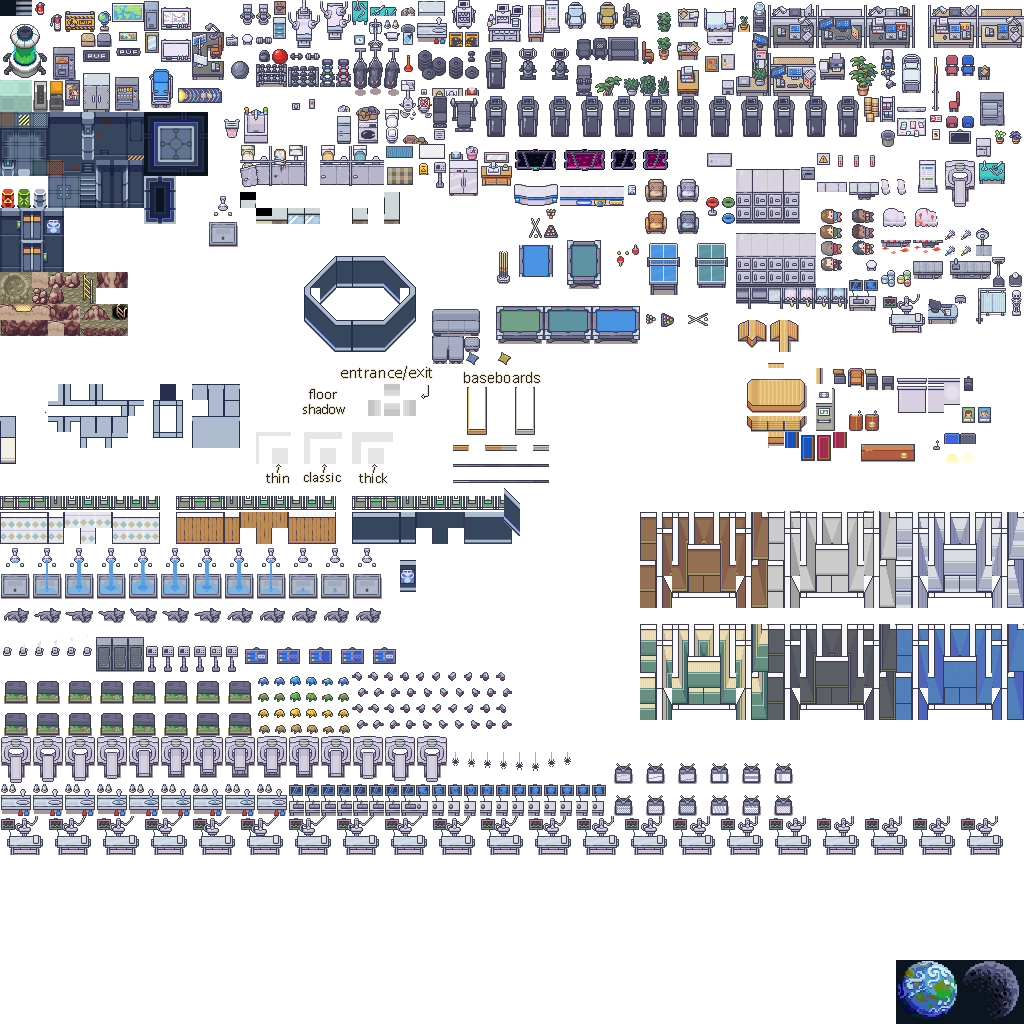
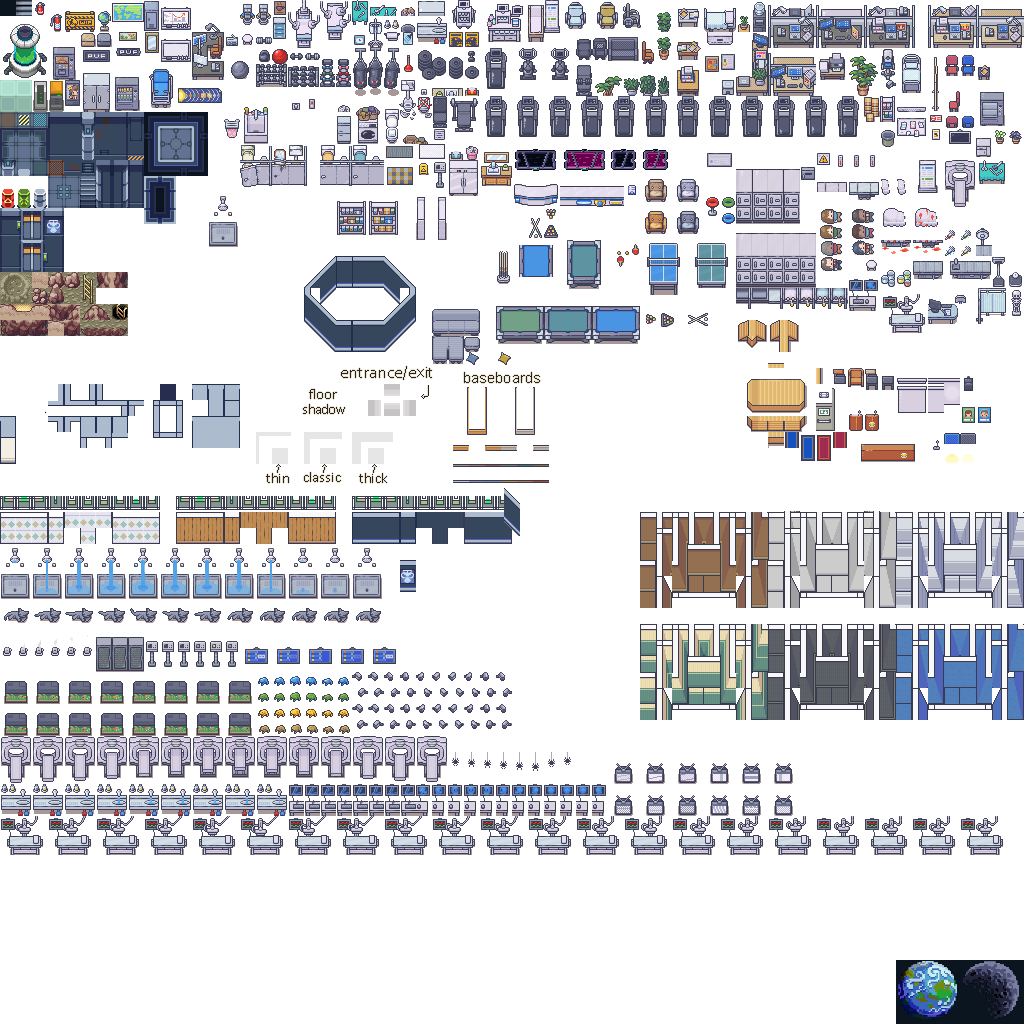
Comparing the layer stacks of the two 1024px x 1024px images. Changes:
renamed "Calque 197" to "Calque 318", moved it above "Calque 317", painted on it over left=337, top=201, right=368, bottom=235
renamed "Calque 191" to "Calque 317", moved it above "Calque 316", painted on it over left=369, top=201, right=400, bottom=235
removed layer "Calque 204" over left=240, top=192, right=256, bottom=208
removed layer "Calque 203" over left=256, top=208, right=272, bottom=224
removed layer "Calque 210" over left=304, top=208, right=320, bottom=224
removed layer "Calque 209" over left=288, top=208, right=304, bottom=224
removed layer "Calque 208" over left=384, top=192, right=400, bottom=208
added layer "Calque 316" above "Calque 314" over left=416, top=197, right=447, bottom=240
painted on "Calque 302" over left=146, top=641, right=238, bottom=672
removed layer "Calque 185" over left=272, top=208, right=288, bottom=224
